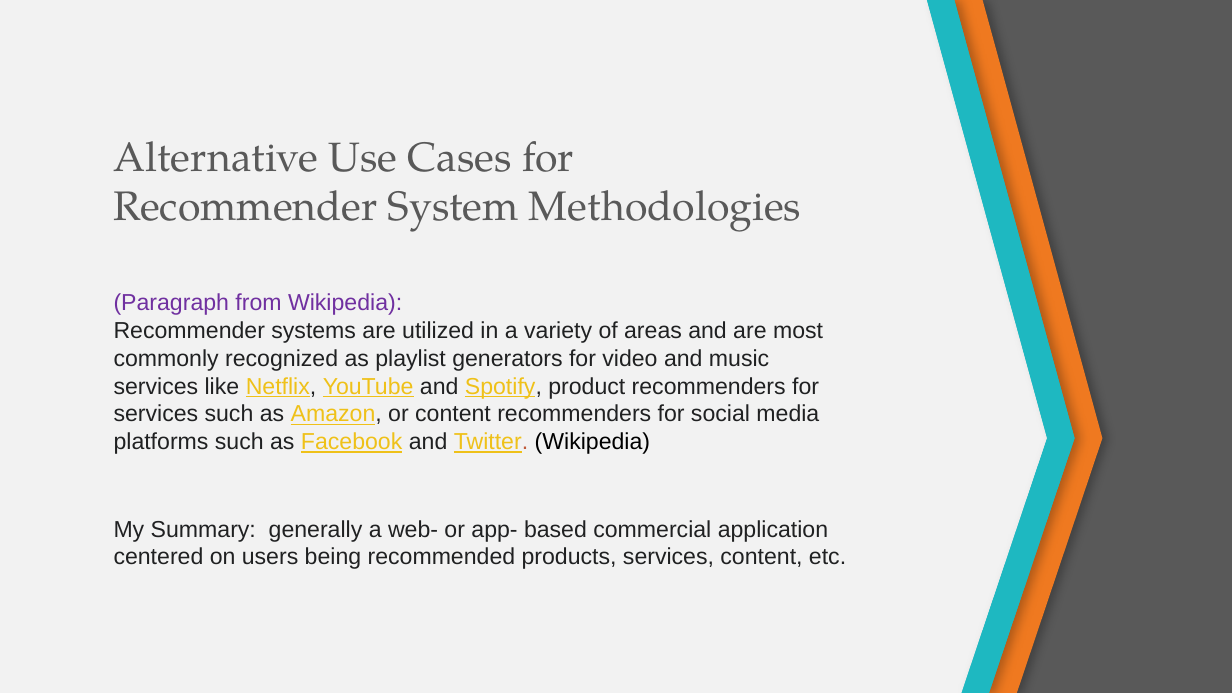
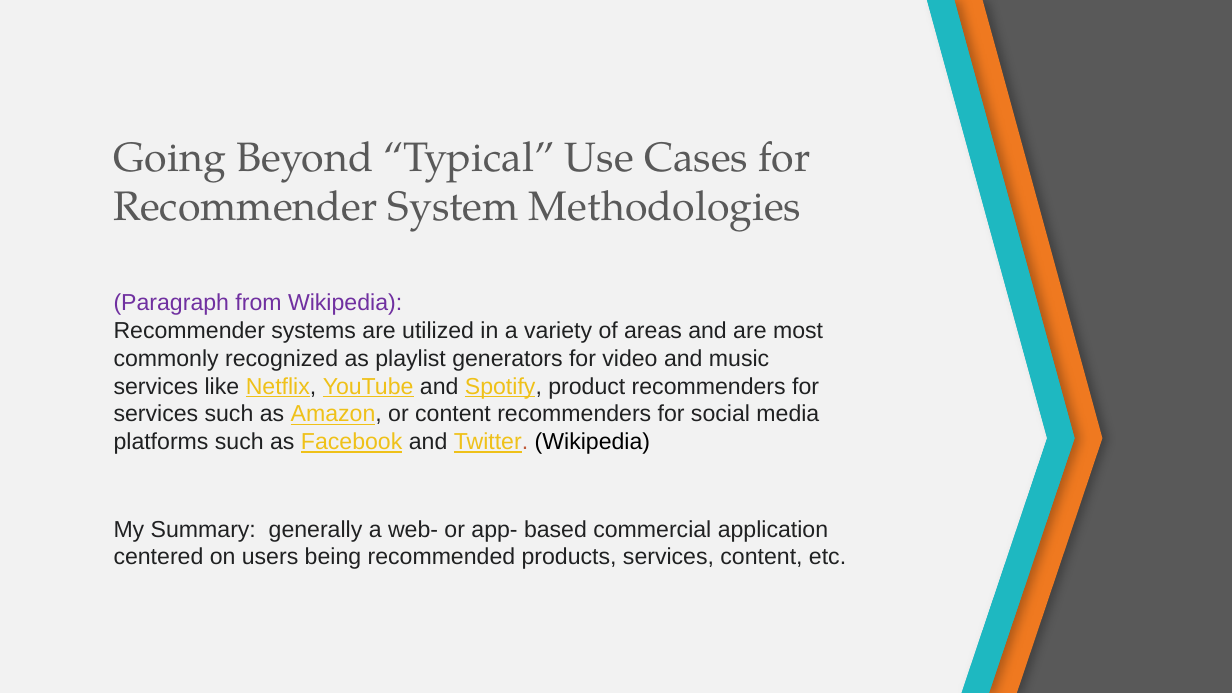
Before and after one commit to LelandRandles/Recommender_Systems, a slide deck: slide 2 of Recommender_Systems_in_Context_Presentation/Leland_Randles_Data612_Presentation.pptx. Drawn at 1232x693 pixels with LibreOffice and Linux fonts; fonts in the diff are those of the drawing. Boxes give left, top, right and bottom in pixels: in the first picture for what was removed or moved away, otherwise in the second. Text is boxed around its words. In the diff, an @@ line names an element or a change of style, - is before the commit and + after.

```diff
--- a/Recommender_Systems_in_Context_Presentation/Leland_Randles_Data612_Presentation.pptx
+++ b/Recommender_Systems_in_Context_Presentation/Leland_Randles_Data612_Presentation.pptx
@@ text at (x1=114, y1=141, x2=811, y2=232): text changed @@
-Alternative Use Cases for Recommender System Methodologies
+Going Beyond “Typical” Use Cases for Recommender System Methodologies
```
